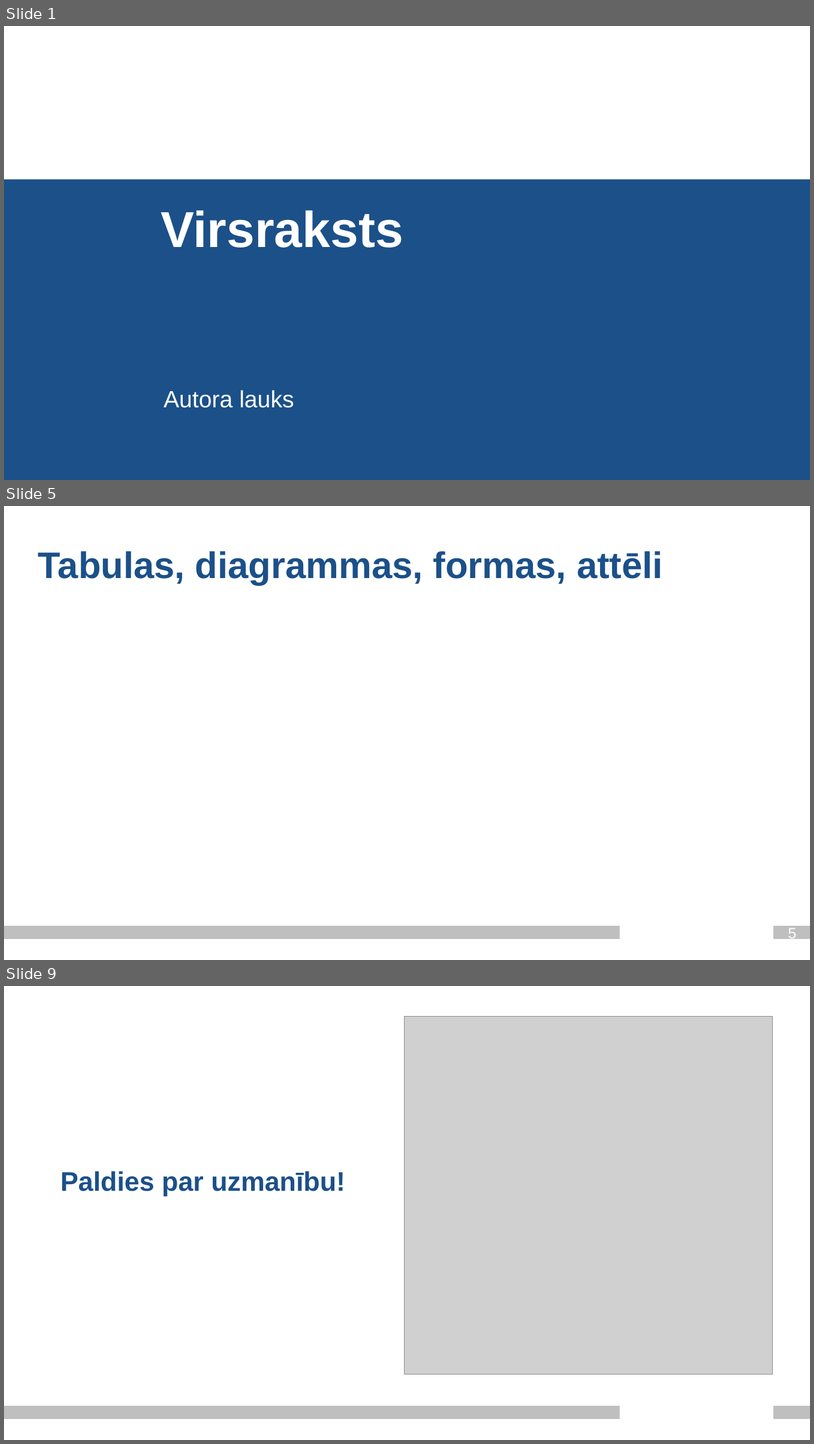
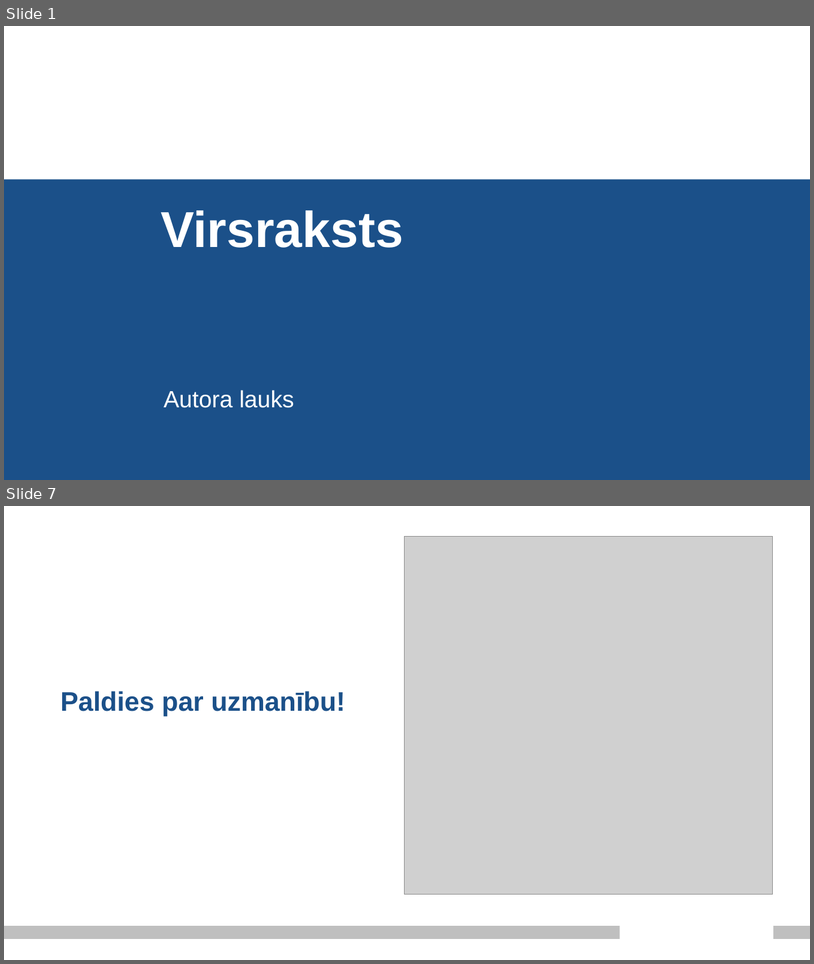
Before and after one commit to Paddlebear/valteh-ipa-translit, a slide deck: docs/valodasprez_2_ag21201_je21033.pptx. Shown one above the other, each under a label of ours: slides 1, 5 and 9 before the commit, slides 1 and 7 after it; the slides between them are not shown. The pictures are 814x1444 and 814x964 pixels, drawn with LibreOffice and Linux fonts; fonts in the diff are those of the drawing; grey boxes stand for pictures; background and template pictures are left out. Boxes give left, top, right and bottom in pixels: in the first picture for what was removed or moved away, otherwise in the second. Text is boxed around its words. In the diff, an @@ line names an element or a change of style, - is before the commit and + after.

```diff
--- a/docs/valodasprez_2_ag21201_je21033.pptx
+++ b/docs/valodasprez_2_ag21201_je21033.pptx
@@ slide 5 removed at (4, 506, 810, 960), background #FFFFFF; not listed: 2 template elements that a slide beside it also shows @@
@@ title removed at (38, 551, 663, 585) @@
-Tabulas, diagrammas, formas, attēli
@@ page number removed at (788, 928, 797, 941) @@
-5
@@ what was slide 9 is now slide 7 @@
```
Also in this commit, not shown: 5 slides added, 6 other slides removed.
